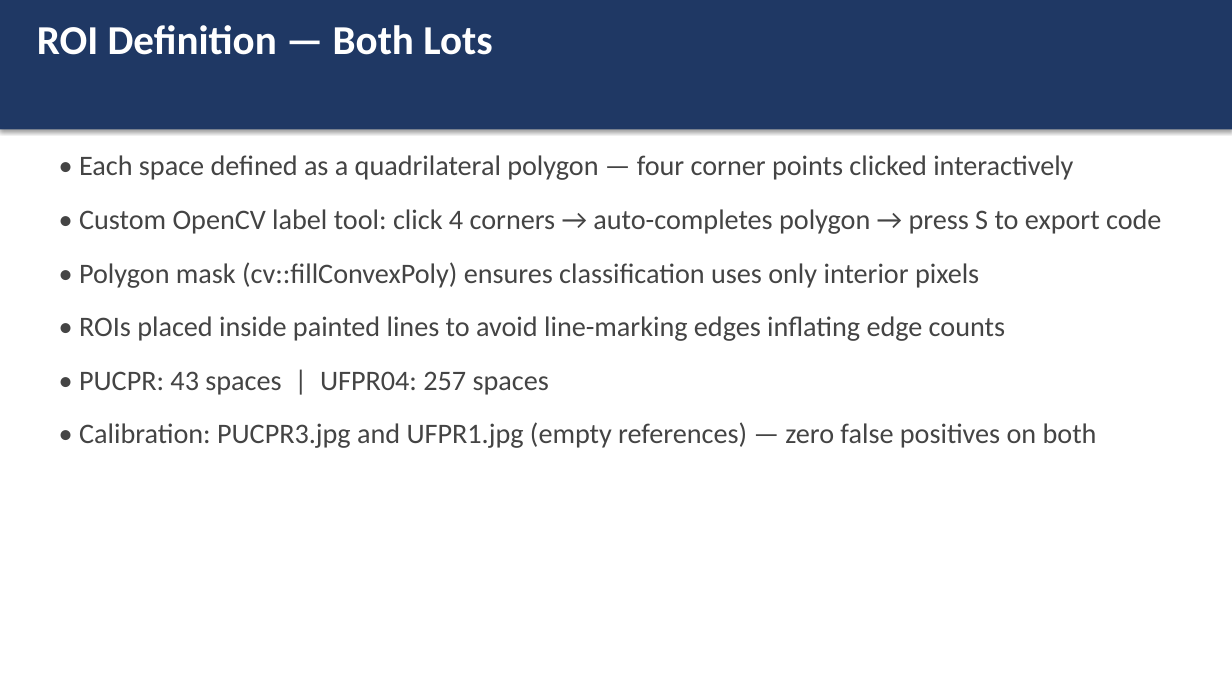
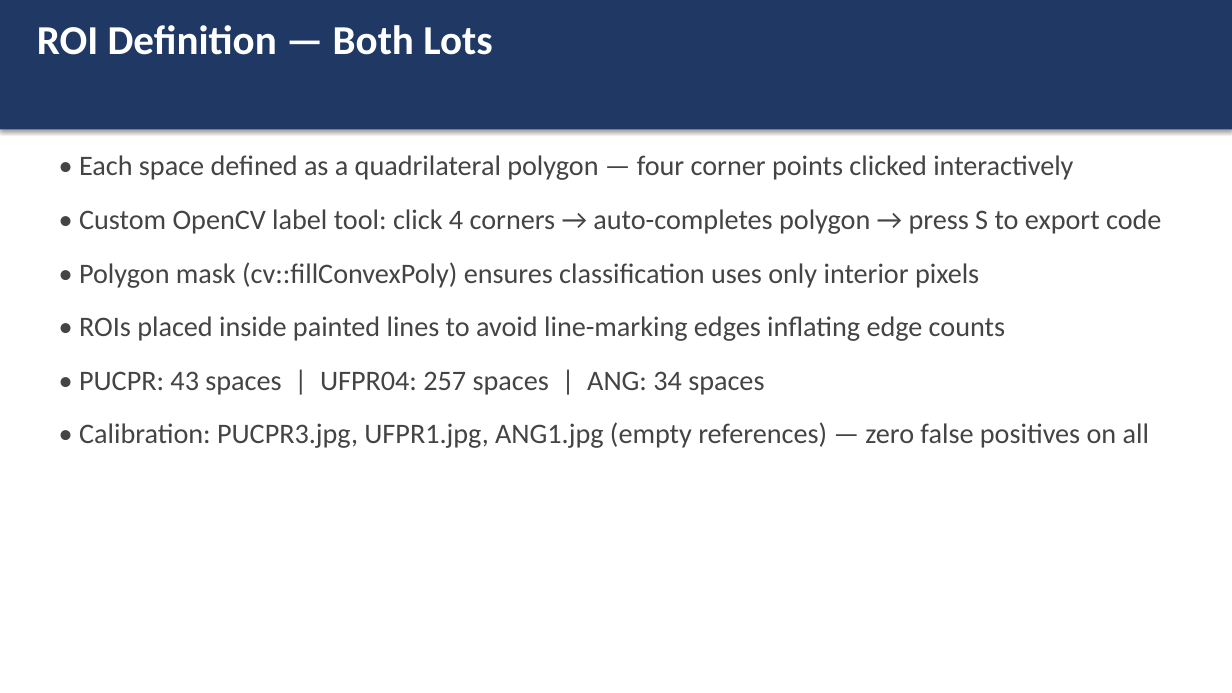
Before and after one commit to realkyle/CVFinalProject, a slide deck: slide 5 of docs/slides.pptx. Drawn at 1232x693 pixels with LibreOffice and Linux fonts; fonts in the diff are those of the drawing. Boxes give left, top, right and bottom in pixels: in the first picture for what was removed or moved away, otherwise in the second. Text is boxed around its words. In the diff, an @@ line names an element or a change of style, - is before the commit and + after.

```diff
--- a/docs/slides.pptx
+++ b/docs/slides.pptx
@@ text at (79,371,764,395): text changed @@
-• PUCPR: 43 spaces | UFPR04: 257 spaces
+• PUCPR: 43 spaces | UFPR04: 257 spaces | ANG: 34 spaces
@@ text at (79,422,1149,448): text changed @@
-• Calibration: PUCPR3.jpg and UFPR1.jpg (empty references) — zero false positives on both
+• Calibration: PUCPR3.jpg, UFPR1.jpg, ANG1.jpg (empty references) — zero false positives on all
```
Also in this commit, not shown: 1 other slide changed, 3 slides added, 10 other files.
